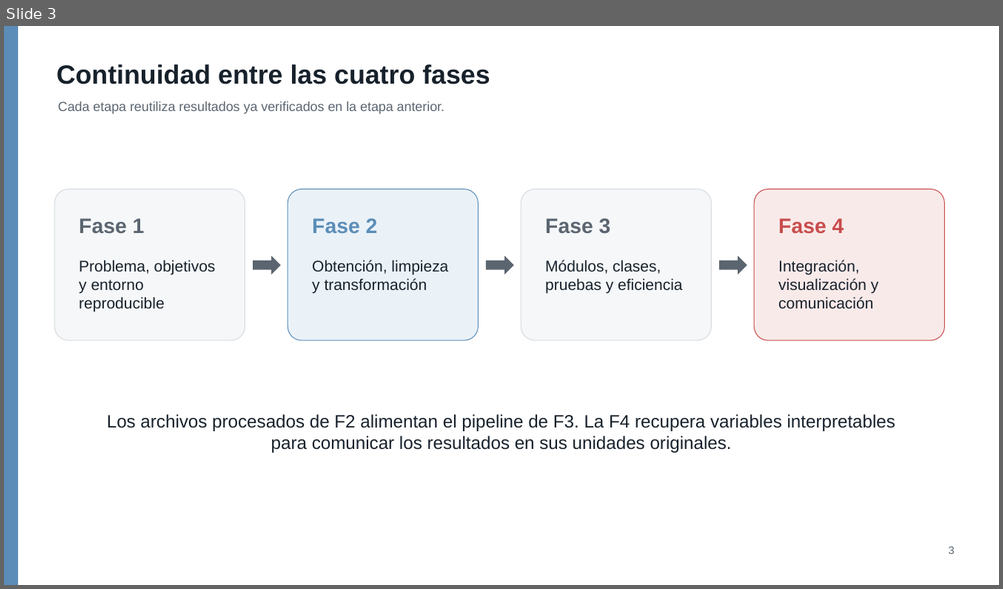
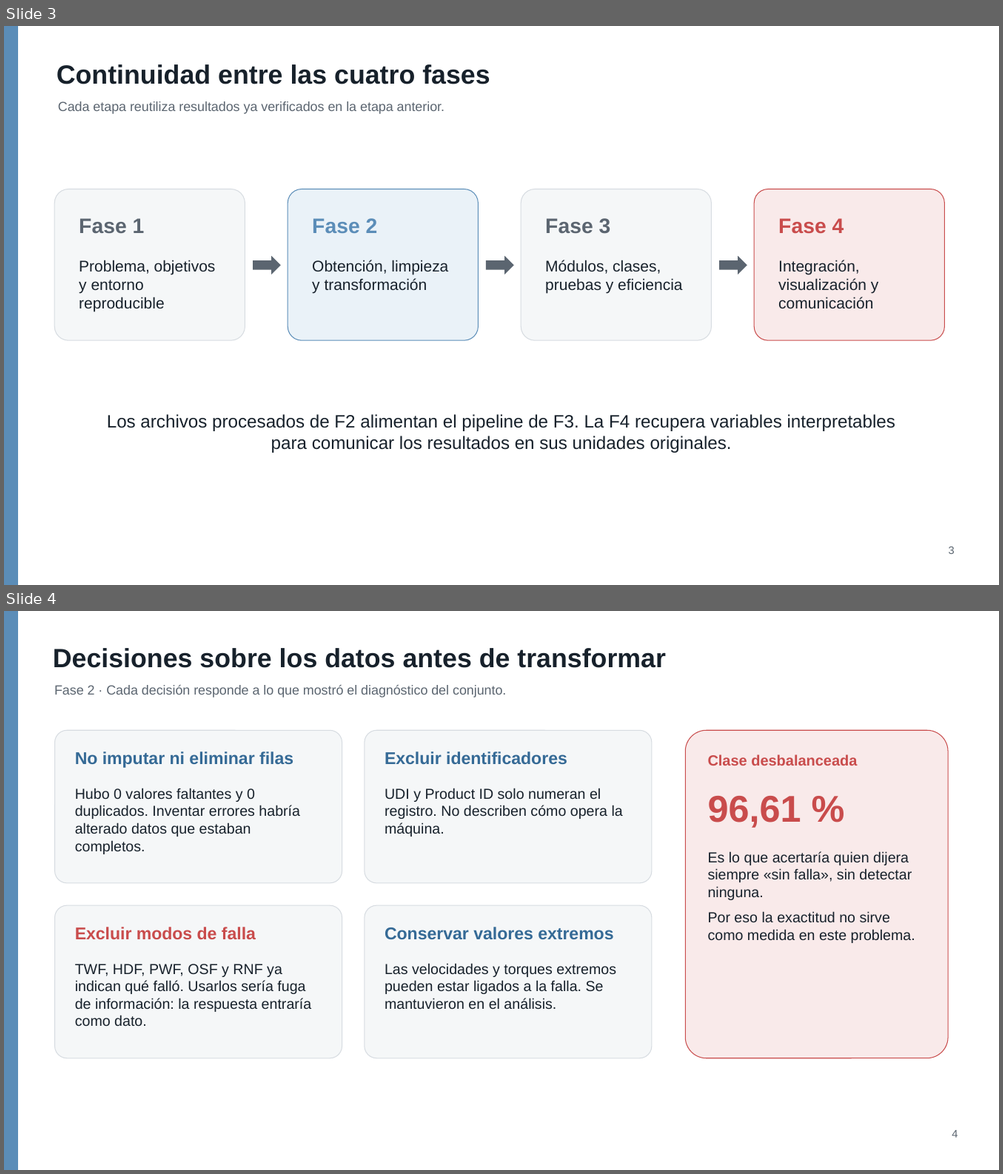
Before and after one commit to alexander-seor/proyecto-grupo9-mcdi500, a slide deck: F4/presentacion_f4_grupo9.pptx. Shown one above the other, each under a label of ours: slide 3 before the commit, slides 3 and 4 after it. The pictures are 1003x589 and 1003x1174 pixels, drawn with LibreOffice and Linux fonts; fonts in the diff are those of the drawing. Boxes give left, top, right and bottom in pixels: in the first picture for what was removed or moved away, otherwise in the second. Text is boxed around its words. In the diff, an @@ line names an element or a change of style, - is before the commit and + after.

```diff
--- a/F4/presentacion_f4_grupo9.pptx
+++ b/F4/presentacion_f4_grupo9.pptx
@@ slide 4 added at box(4, 611, 999, 1170), background #FFFFFF @@
@@ rectangle added at box(4, 611, 18, 1170), fill #5B8DB8 @@
@@ text added at box(53, 648, 666, 668), 25.5 pt, text #17212B, bold @@
+Decisiones sobre los datos antes de transformar
@@ text added at box(54, 685, 506, 698), 12.8 pt, text #5B6570 @@
+Fase 2 · Cada decisión responde a lo que mostró el diagnóstico del conjunto.
@@ rounded rectangle added at box(55, 730, 342, 883), fill #F5F7F8, outline #D7DCE1 0.75 pt @@
@@ rounded rectangle added at box(364, 730, 652, 883), fill #F5F7F8, outline #D7DCE1 0.75 pt @@
@@ rounded rectangle added at box(686, 730, 948, 1059), fill #F9EAEA, outline #C94C4C 0.75 pt @@
@@ text added at box(75, 752, 293, 768), 16.5 pt, text #356A96, bold @@
+No imputar ni eliminar filas
@@ text added at box(384, 752, 567, 764), 16.5 pt, text #356A96, bold @@
+Excluir identificadores
@@ text added at box(708, 755, 856, 766), 14.2 pt, text #C94C4C, bold @@
+Clase desbalanceada
@@ text added at box(75, 788, 300, 854), 14 pt, text #17212B @@
+Hubo 0 valores faltantes y 0 duplicados. Inventar errores habría alterado datos que estaban completos.
@@ text added at box(384, 788, 623, 837), 14 pt, text #17212B @@
+UDI y Product ID solo numeran el registro. No describen cómo opera la máquina.
@@ text added at box(708, 796, 801, 828), 36 pt, text #C94C4C, bold @@
+96,61 %
@@ text added at box(708, 851, 915, 943), 14 pt, text #17212B @@
+Es lo que acertaría quien dijera siempre «sin falla», sin detectar ninguna.
+Por eso la exactitud no sirve como medida en este problema.
@@ rounded rectangle added at box(55, 906, 342, 1059), fill #F5F7F8, outline #D7DCE1 0.75 pt @@
@@ rounded rectangle added at box(364, 906, 652, 1059), fill #F5F7F8, outline #D7DCE1 0.75 pt @@
@@ text added at box(75, 927, 256, 940), 16.5 pt, text #C94C4C, bold @@
+Excluir modos de falla
@@ text added at box(384, 927, 613, 940), 16.5 pt, text #356A96, bold @@
+Conservar valores extremos
@@ text added at box(75, 964, 312, 1027), 14 pt, text #17212B @@
+TWF, HDF, PWF, OSF y RNF ya indican qué falló. Usarlos sería fuga de información: la respuesta entraría como dato.
@@ text added at box(384, 963, 616, 1010), 14 pt, text #17212B @@
+Las velocidades y torques extremos pueden estar ligados a la falla. Se mantuvieron en el análisis.
@@ text added at box(951, 1130, 957, 1138), 10.5 pt, text #5B6570 @@
+4
```
Also in this commit, not shown: 6 slides changed, 5 other slides added, 1 slide removed.
